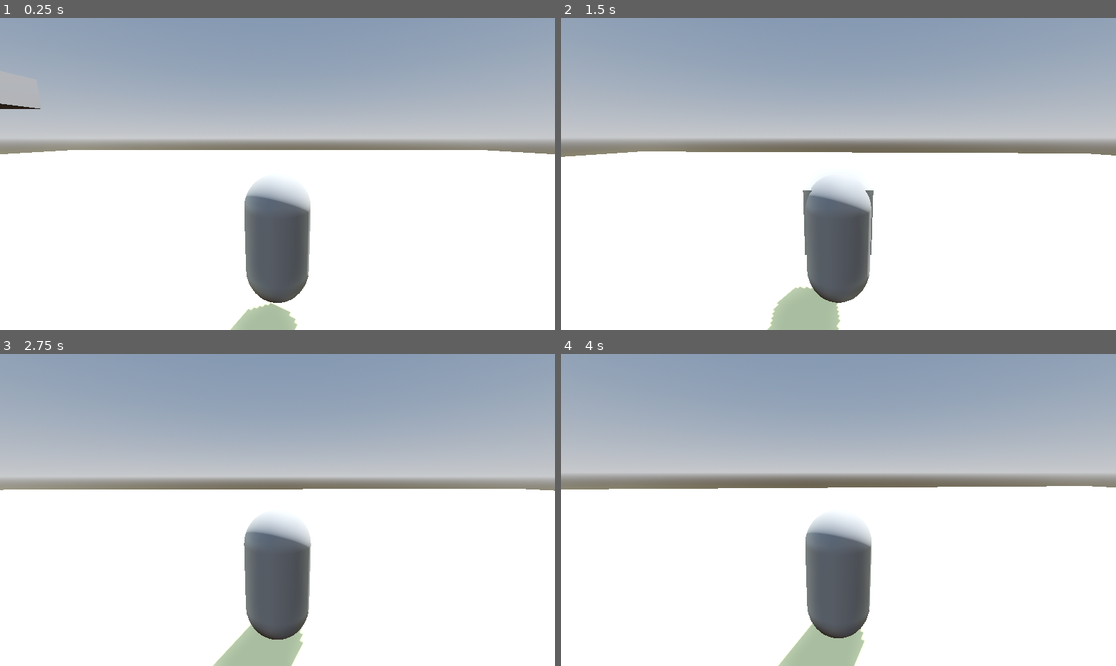
Above: before the commit, frames 1-4 (two rows, left to right).
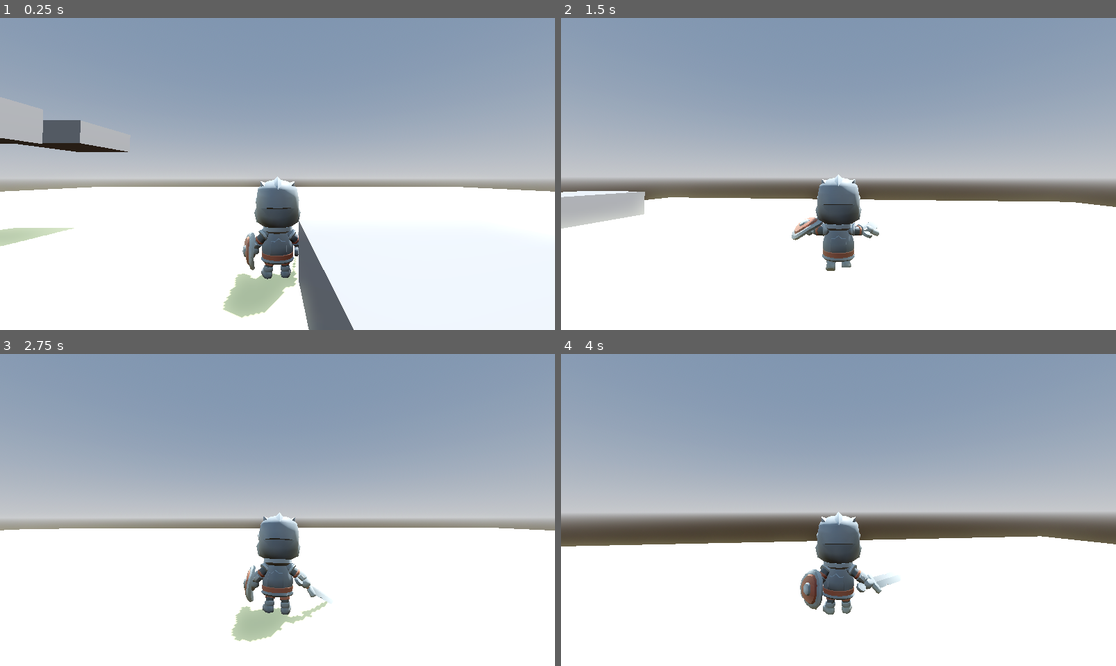
Above: after the commit, the same moments.

Repository: Lukko-Digital/walkington-city
Game: Godot game, scene res://main.tscn
Same seed, same stepped clock (60 frames per second), same inputs: the game is played once before the commit and once after it.
Inputs (mouse positions are in pixels of both pictures, inside the frame that each line leads up to):
- Up to frame 1 (0.25 s): no input
- Up to frame 2 (1.5 s): move the mouse to (866, 174) at 0.52 s; hold Right mouse button (recall) 0.53-1.28 s; hold W (forward) from 0.53 s (still down); tap Space (jump) at 0.77 s; move the mouse to (810, 174) at 1.27 s; click (810, 174) at 1.35 s
- Up to frame 3 (2.75 s): keep holding W (forward); tap Space (jump) at 1.52 s; move the mouse to (288, 503) at 2.02 s; hold Right mouse button (recall) from 2.03 s (still down)
- Up to frame 4 (4 s): keep holding W (forward); move the mouse to (832, 516) at 2.77 s; release Right mouse button (recall) at 2.78 s; click (832, 516) at 2.85 s; tap Space (jump) at 3.02, 3.77 s; move the mouse to (877, 513) at 3.52 s; hold Right mouse button (recall) from 3.53 s (still down)

The runs differ from the first frame. In frame 1, 29% of the frame differs, in the area x 0-100%, y 16-100%; in frame 2, 33%; in frame 3, 30%; in frame 4, 33%, in the area x 0-100%, y 26-100%.

Commit message:
add player to main

Diff:
--- a/main.tscn
+++ b/main.tscn
@@ -1,6 +1,6 @@
 [gd_scene load_steps=10 format=3 uid="uid://c2cqsafxc5pue"]
 
-[ext_resource type="PackedScene" uid="uid://cc21yn41d2c1h" path="res://player.tscn" id="1_tck16"]
+[ext_resource type="PackedScene" uid="uid://c7w2wtinyiadj" path="res://knight.tscn" id="1_f1n1f"]
 
 [sub_resource type="ProceduralSkyMaterial" id="ProceduralSkyMaterial_l7lto"]
 sky_horizon_color = Color(0.64625, 0.65575, 0.67075, 1)
@@ -48,10 +48,6 @@
 [node name="CollisionShape3D" type="CollisionShape3D" parent="MeshInstance3D/StaticBody3D"]
 shape = SubResource("ConcavePolygonShape3D_t56f4")
 
-[node name="Player" parent="." instance=ExtResource("1_tck16")]
-transform = Transform3D(1, 0, 0, 0, 1, 0, 0, 0, 1, 0, 2, -2)
-top_level = true
-
 [node name="Platforms" type="Node" parent="."]
 
 [node name="MeshInstance3D" type="MeshInstance3D" parent="Platforms"]
@@ -89,3 +85,5 @@
 
 [node name="CollisionShape3D" type="CollisionShape3D" parent="Platforms/MeshInstance3D4/StaticBody3D"]
 shape = SubResource("ConcavePolygonShape3D_y8btx")
+
+[node name="Knight" parent="." instance=ExtResource("1_f1n1f")]
